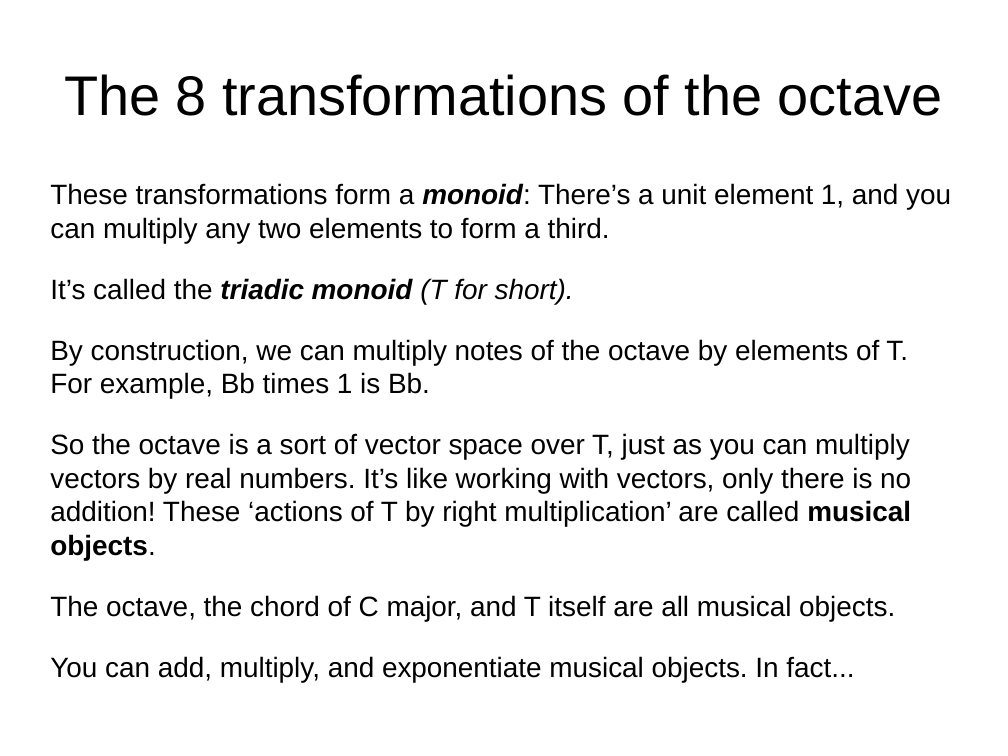
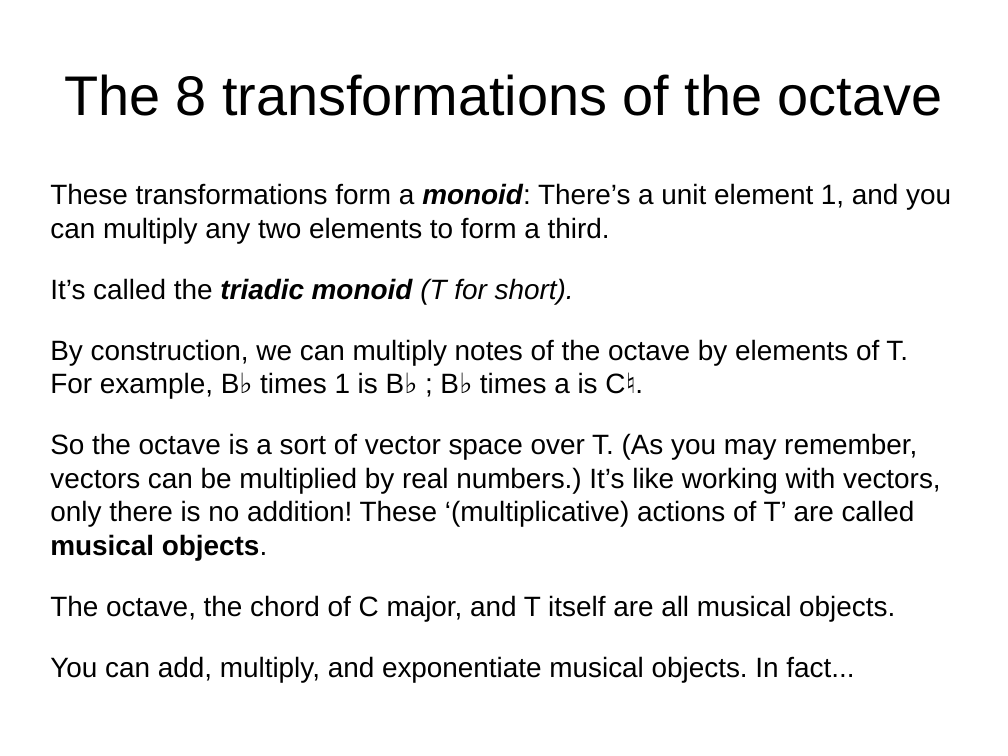
Before and after one commit to fdilke/bewl, a slide deck: slide 4 of notes/BewlSpeedup.pptx. Drawn at 1008x756 pixels with LibreOffice and Linux fonts; fonts in the diff are those of the drawing. Boxes give left, top, right and bottom in pixels: in the first picture for what was removed or moved away, otherwise in the second. Text is boxed around its words. In the diff, an @@ line names an element or a change of style, - is before the commit and + after.

```diff
--- a/notes/BewlSpeedup.pptx
+++ b/notes/BewlSpeedup.pptx
@@ text at [50,339,941,560]: text changed @@
-By construction, we can multiply notes of the octave by elements of T. For example, Bb times 1 is Bb.
-So the octave is a sort of vector space over T, just as you can multiply vectors by real numbers. It’s like working with vectors, only there is no addition! These ‘actions of T by right multiplication’ are called musical objects.
+By construction, we can multiply notes of the octave by elements of T. For example, B♭ times 1 is B♭ ; B♭ times a is C♮.
+So the octave is a sort of vector space over T. (As you may remember, vectors can be multiplied by real numbers.) It’s like working with vectors, only there is no addition! These ‘(multiplicative) actions of T’ are called musical objects.
```
Also in this commit, not shown: 1 other slide changed.
